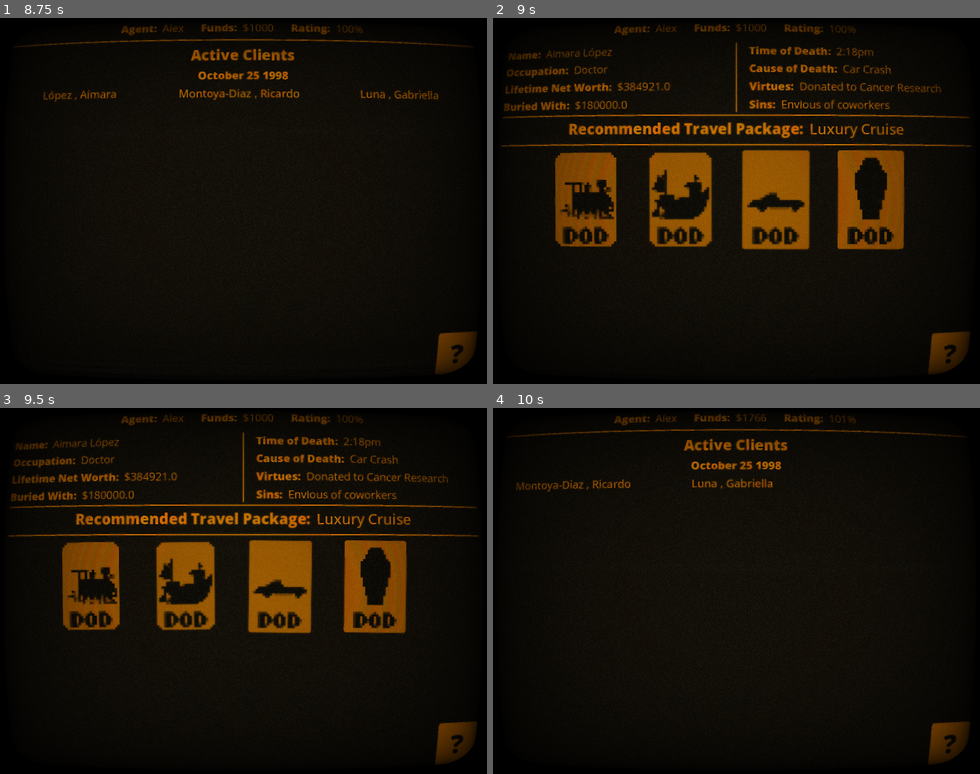
Above: before the commit, frames 1-4 (two rows, left to right).
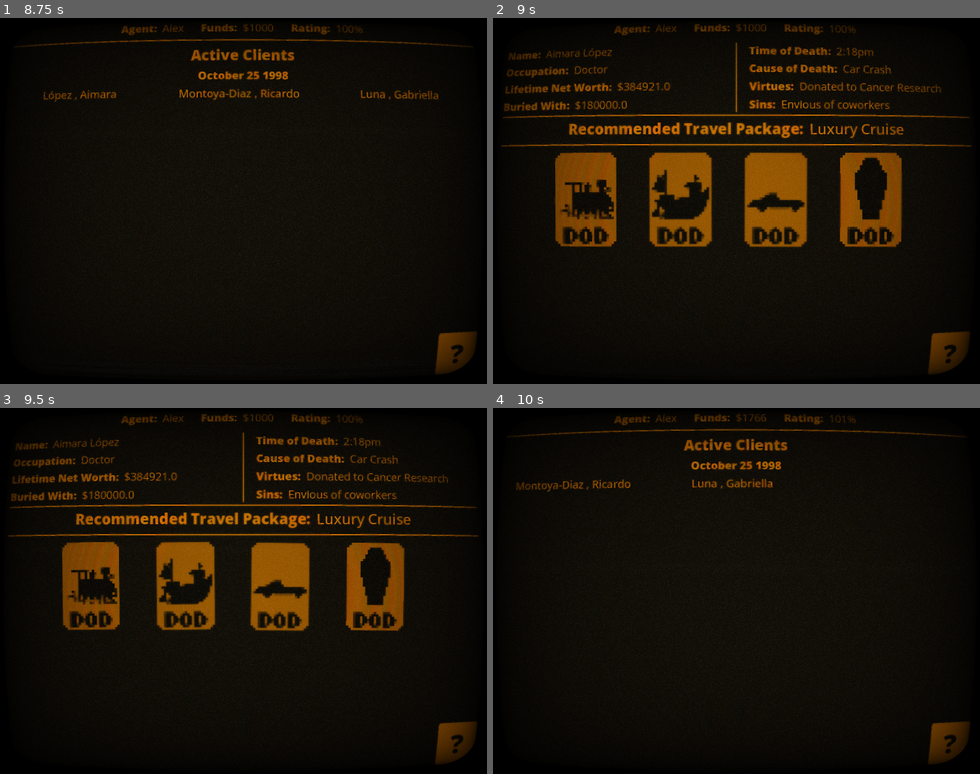
Above: after the commit, the same moments.

Repository: lantanadan/dod-department-of-death
Game: Godot game, scene res://scenes/intro.tscn
The game is run twice, just before and just after one commit, with the same random seed, the same clock (stepped at 60 frames per second) and the same inputs.
Inputs (mouse positions are in pixels of both pictures, inside the frame that each line leads up to):
- Up to frame 1 (8.75 s): tap Enter (ui_accept) at 0.5, 0.77, 1.25, 1.52, 3.02, 3.5, 3.77, 4.25, 4.52, 5, 6.02, 8.27 s; move the mouse to (350, 182) at 0.52 s; move the mouse to (146, 219) at 1.27 s; move the mouse to (292, 120) at 2.02 s; move the mouse to (219, 274) at 2.77 s; move the mouse to (389, 255) at 3.52 s; move the mouse to (97, 146) at 4.27 s; move the mouse to (267, 201) at 5.02 s; move the mouse to (170, 109) at 5.77 s; click (243, 197) at 6.52 s; type "Alex" at 6.6 s; click "CONTINUE" at 7.25 s; move the mouse to (350, 182) at 8.02 s
- Up to frame 2 (9 s): click "López , Aimara" at 8.75 s
- Up to frame 3 (9.5 s): no input
- Up to frame 4 (10 s): click (585, 587) at 9.52 s

Frame 1 is identical in both runs. In frame 2, 1.2% of the frame differs, in the area x 51-85%, y 36-64%; in frame 3, 1.1%; in frame 4, nothing differs.

Commit message:
Graphics Fixes
Fixed button backgrounds for Car and Coffin buttons. Double checked others also have "empty" style boxes for all settings.

Diff:
--- a/scenes/travel_car.tscn
+++ b/scenes/travel_car.tscn
@@ -1,7 +1,29 @@
-[gd_scene load_steps=3 format=3 uid="uid://biwyb3tk7hgjl"]
+[gd_scene load_steps=14 format=3 uid="uid://biwyb3tk7hgjl"]
 
 [ext_resource type="Script" uid="uid://b2dkws5xsuuo0" path="res://scripts/travelPackageCard.gd" id="1_2y677"]
 [ext_resource type="Texture2D" uid="uid://bg6vpajnmaop1" path="res://assets/graphics/package_car.png" id="2_2y677"]
+
+[sub_resource type="StyleBoxEmpty" id="StyleBoxEmpty_qposg"]
+
+[sub_resource type="StyleBoxEmpty" id="StyleBoxEmpty_2y677"]
+
+[sub_resource type="StyleBoxEmpty" id="StyleBoxEmpty_uoc51"]
+
+[sub_resource type="StyleBoxEmpty" id="StyleBoxEmpty_vh2os"]
+
+[sub_resource type="StyleBoxEmpty" id="StyleBoxEmpty_d5yhl"]
+
+[sub_resource type="StyleBoxEmpty" id="StyleBoxEmpty_ef6gs"]
+
+[sub_resource type="StyleBoxEmpty" id="StyleBoxEmpty_fem7i"]
+
+[sub_resource type="StyleBoxEmpty" id="StyleBoxEmpty_82lb8"]
+
+[sub_resource type="StyleBoxEmpty" id="StyleBoxEmpty_l5l2k"]
+
+[sub_resource type="StyleBoxEmpty" id="StyleBoxEmpty_288wt"]
+
+[sub_resource type="StyleBoxEmpty" id="StyleBoxEmpty_fbr73"]
 
 [node name="Car" type="Control"]
 custom_minimum_size = Vector2(135, 200)
@@ -22,6 +44,17 @@
 anchor_bottom = 1.0
 grow_horizontal = 2
 grow_vertical = 2
+theme_override_styles/normal = SubResource("StyleBoxEmpty_qposg")
+theme_override_styles/normal_mirrored = SubResource("StyleBoxEmpty_2y677")
+theme_override_styles/pressed = SubResource("StyleBoxEmpty_uoc51")
+theme_override_styles/pressed_mirrored = SubResource("StyleBoxEmpty_vh2os")
+theme_override_styles/hover = SubResource("StyleBoxEmpty_d5yhl")
+theme_override_styles/hover_mirrored = SubResource("StyleBoxEmpty_ef6gs")
+theme_override_styles/hover_pressed = SubResource("StyleBoxEmpty_fem7i")
+theme_override_styles/hover_pressed_mirrored = SubResource("StyleBoxEmpty_82lb8")
+theme_override_styles/disabled = SubResource("StyleBoxEmpty_l5l2k")
+theme_override_styles/disabled_mirrored = SubResource("StyleBoxEmpty_288wt")
+theme_override_styles/focus = SubResource("StyleBoxEmpty_fbr73")
 
 [node name="TextureRect" type="TextureRect" parent="Button"]
 layout_mode = 1
--- a/scenes/travel_coffin.tscn
+++ b/scenes/travel_coffin.tscn
@@ -1,7 +1,29 @@
-[gd_scene load_steps=3 format=3 uid="uid://cr5u4bwpvoclv"]
+[gd_scene load_steps=14 format=3 uid="uid://cr5u4bwpvoclv"]
 
 [ext_resource type="Script" uid="uid://b2dkws5xsuuo0" path="res://scripts/travelPackageCard.gd" id="1_gxq6v"]
 [ext_resource type="Texture2D" uid="uid://c4kpca5yc50fv" path="res://assets/graphics/package_coffin.png" id="2_gxq6v"]
+
+[sub_resource type="StyleBoxEmpty" id="StyleBoxEmpty_gxq6v"]
+
+[sub_resource type="StyleBoxEmpty" id="StyleBoxEmpty_d2e4x"]
+
+[sub_resource type="StyleBoxEmpty" id="StyleBoxEmpty_6dgme"]
+
+[sub_resource type="StyleBoxEmpty" id="StyleBoxEmpty_g4xx5"]
+
+[sub_resource type="StyleBoxEmpty" id="StyleBoxEmpty_tqhjh"]
+
+[sub_resource type="StyleBoxEmpty" id="StyleBoxEmpty_7l7a3"]
+
+[sub_resource type="StyleBoxEmpty" id="StyleBoxEmpty_abwk2"]
+
+[sub_resource type="StyleBoxEmpty" id="StyleBoxEmpty_yensx"]
+
+[sub_resource type="StyleBoxEmpty" id="StyleBoxEmpty_t84i5"]
+
+[sub_resource type="StyleBoxEmpty" id="StyleBoxEmpty_1ng8b"]
+
+[sub_resource type="StyleBoxEmpty" id="StyleBoxEmpty_4i52b"]
 
 [node name="Coffin" type="Control"]
 custom_minimum_size = Vector2(135, 200)
@@ -22,6 +44,17 @@
 anchor_bottom = 1.0
 grow_horizontal = 2
 grow_vertical = 2
+theme_override_styles/normal = SubResource("StyleBoxEmpty_gxq6v")
+theme_override_styles/normal_mirrored = SubResource("StyleBoxEmpty_d2e4x")
+theme_override_styles/pressed = SubResource("StyleBoxEmpty_6dgme")
+theme_override_styles/pressed_mirrored = SubResource("StyleBoxEmpty_g4xx5")
+theme_override_styles/hover = SubResource("StyleBoxEmpty_tqhjh")
+theme_override_styles/hover_mirrored = SubResource("StyleBoxEmpty_7l7a3")
+theme_override_styles/hover_pressed = SubResource("StyleBoxEmpty_abwk2")
+theme_override_styles/hover_pressed_mirrored = SubResource("StyleBoxEmpty_yensx")
+theme_override_styles/disabled = SubResource("StyleBoxEmpty_t84i5")
+theme_override_styles/disabled_mirrored = SubResource("StyleBoxEmpty_1ng8b")
+theme_override_styles/focus = SubResource("StyleBoxEmpty_4i52b")
 
 [node name="TextureRect" type="TextureRect" parent="Button"]
 layout_mode = 1
--- a/scenes/travel_cruise.tscn
+++ b/scenes/travel_cruise.tscn
@@ -1,13 +1,29 @@
-[gd_scene load_steps=6 format=3 uid="uid://dano3onxj0kf4"]
+[gd_scene load_steps=14 format=3 uid="uid://dano3onxj0kf4"]
 
 [ext_resource type="Script" uid="uid://b2dkws5xsuuo0" path="res://scripts/travelPackageCard.gd" id="1_64omg"]
 [ext_resource type="Texture2D" uid="uid://chv5pgyxk51qq" path="res://assets/graphics/package_ship.png" id="2_64omg"]
 
 [sub_resource type="StyleBoxEmpty" id="StyleBoxEmpty_64omg"]
 
+[sub_resource type="StyleBoxEmpty" id="StyleBoxEmpty_kmq2r"]
+
 [sub_resource type="StyleBoxEmpty" id="StyleBoxEmpty_pjswj"]
 
+[sub_resource type="StyleBoxEmpty" id="StyleBoxEmpty_w0204"]
+
 [sub_resource type="StyleBoxEmpty" id="StyleBoxEmpty_s1uh6"]
+
+[sub_resource type="StyleBoxEmpty" id="StyleBoxEmpty_hnqke"]
+
+[sub_resource type="StyleBoxEmpty" id="StyleBoxEmpty_7kgne"]
+
+[sub_resource type="StyleBoxEmpty" id="StyleBoxEmpty_a5867"]
+
+[sub_resource type="StyleBoxEmpty" id="StyleBoxEmpty_d58t4"]
+
+[sub_resource type="StyleBoxEmpty" id="StyleBoxEmpty_qymyg"]
+
+[sub_resource type="StyleBoxEmpty" id="StyleBoxEmpty_eqso3"]
 
 [node name="LuxuryCruise" type="Control"]
 custom_minimum_size = Vector2(135, 200)
@@ -29,8 +45,16 @@
 grow_horizontal = 2
 grow_vertical = 2
 theme_override_styles/normal = SubResource("StyleBoxEmpty_64omg")
+theme_override_styles/normal_mirrored = SubResource("StyleBoxEmpty_kmq2r")
 theme_override_styles/pressed = SubResource("StyleBoxEmpty_pjswj")
+theme_override_styles/pressed_mirrored = SubResource("StyleBoxEmpty_w0204")
 theme_override_styles/hover = SubResource("StyleBoxEmpty_s1uh6")
+theme_override_styles/hover_mirrored = SubResource("StyleBoxEmpty_hnqke")
+theme_override_styles/hover_pressed = SubResource("StyleBoxEmpty_7kgne")
+theme_override_styles/hover_pressed_mirrored = SubResource("StyleBoxEmpty_a5867")
+theme_override_styles/disabled = SubResource("StyleBoxEmpty_d58t4")
+theme_override_styles/disabled_mirrored = SubResource("StyleBoxEmpty_qymyg")
+theme_override_styles/focus = SubResource("StyleBoxEmpty_eqso3")
 
 [node name="TextureRect" type="TextureRect" parent="Button"]
 layout_mode = 1
--- a/scenes/travel_number_nine.tscn
+++ b/scenes/travel_number_nine.tscn
@@ -1,13 +1,29 @@
-[gd_scene load_steps=6 format=3 uid="uid://dtpas7sjwi6jh"]
+[gd_scene load_steps=14 format=3 uid="uid://dtpas7sjwi6jh"]
 
 [ext_resource type="Script" uid="uid://b2dkws5xsuuo0" path="res://scripts/travelPackageCard.gd" id="1_avhsa"]
 [ext_resource type="Texture2D" uid="uid://2ph66562bb5b" path="res://assets/graphics/package_numberNine.png" id="2_ddfcb"]
 
 [sub_resource type="StyleBoxEmpty" id="StyleBoxEmpty_cnbg5"]
 
+[sub_resource type="StyleBoxEmpty" id="StyleBoxEmpty_oaixj"]
+
 [sub_resource type="StyleBoxEmpty" id="StyleBoxEmpty_dhrj3"]
 
+[sub_resource type="StyleBoxEmpty" id="StyleBoxEmpty_1cg0q"]
+
 [sub_resource type="StyleBoxEmpty" id="StyleBoxEmpty_dncyy"]
+
+[sub_resource type="StyleBoxEmpty" id="StyleBoxEmpty_8bjcu"]
+
+[sub_resource type="StyleBoxEmpty" id="StyleBoxEmpty_ydu0w"]
+
+[sub_resource type="StyleBoxEmpty" id="StyleBoxEmpty_wqis3"]
+
+[sub_resource type="StyleBoxEmpty" id="StyleBoxEmpty_7v4tf"]
+
+[sub_resource type="StyleBoxEmpty" id="StyleBoxEmpty_ycxku"]
+
+[sub_resource type="StyleBoxEmpty" id="StyleBoxEmpty_dmm4o"]
 
 [node name="NumberNine" type="Control"]
 custom_minimum_size = Vector2(135, 200)
@@ -29,8 +45,16 @@
 grow_horizontal = 2
 grow_vertical = 2
 theme_override_styles/normal = SubResource("StyleBoxEmpty_cnbg5")
+theme_override_styles/normal_mirrored = SubResource("StyleBoxEmpty_oaixj")
 theme_override_styles/pressed = SubResource("StyleBoxEmpty_dhrj3")
+theme_override_styles/pressed_mirrored = SubResource("StyleBoxEmpty_1cg0q")
 theme_override_styles/hover = SubResource("StyleBoxEmpty_dncyy")
+theme_override_styles/hover_mirrored = SubResource("StyleBoxEmpty_8bjcu")
+theme_override_styles/hover_pressed = SubResource("StyleBoxEmpty_ydu0w")
+theme_override_styles/hover_pressed_mirrored = SubResource("StyleBoxEmpty_wqis3")
+theme_override_styles/disabled = SubResource("StyleBoxEmpty_7v4tf")
+theme_override_styles/disabled_mirrored = SubResource("StyleBoxEmpty_ycxku")
+theme_override_styles/focus = SubResource("StyleBoxEmpty_dmm4o")
 
 [node name="TextureRect" type="TextureRect" parent="Button"]
 layout_mode = 1
